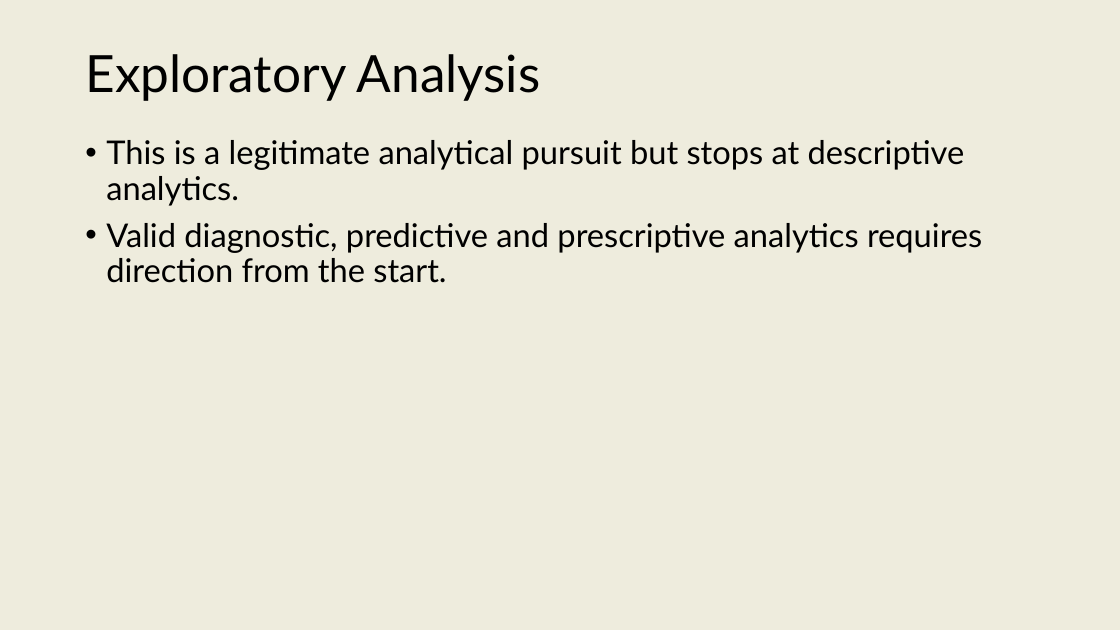
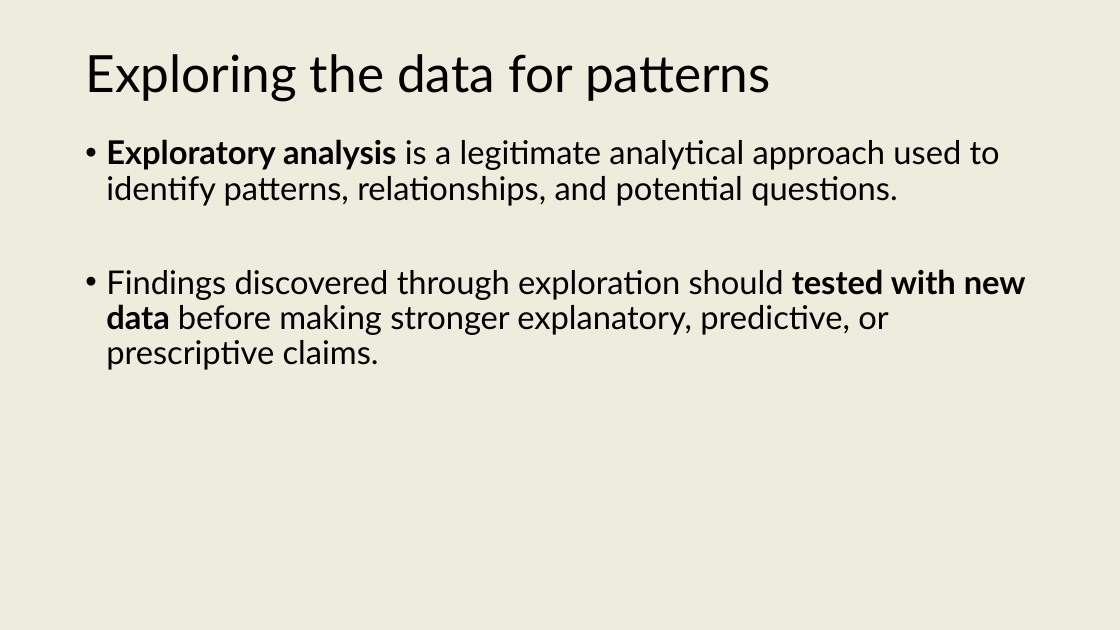
Before and after one commit to onishisaryu/HES-3000-Sports-Data-Analytics, a slide deck: slide 20 of pptx canvas/Lecture3.pptx (slide 19 before the commit). Drawn at 1120x630 pixels with LibreOffice and Linux fonts; fonts in the diff are those of the drawing. Boxes give left, top, right and bottom in pixels: in the first picture for what was removed or moved away, otherwise in the second. Text is boxed around its words. In the diff, an @@ line names an element or a change of style, - is before the commit and + after.

```diff
--- a/pptx canvas/Lecture3.pptx
+++ b/pptx canvas/Lecture3.pptx
@@ title at (85, 54, 771, 101): text changed @@
-Exploratory Analysis
+Exploring the data for patterns
@@ text at (106, 139, 1026, 370): text changed @@
-• This is a legitimate analytical pursuit but stops at descriptive analytics.
-• Valid diagnostic, predictive and prescriptive analytics requires direction from the start.
+• Exploratory analysis is a legitimate analytical approach used to identify patterns, relationships, and potential questions.
+• Findings discovered through exploration should tested with new data before making stronger explanatory, predictive, or prescriptive claims.
```
Also in this commit, not shown: 10 other slides changed, 3 slides added, 5 slides removed, 4 other files.
